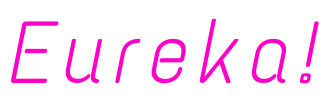
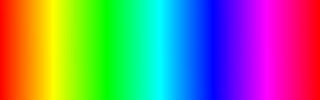
Two versions of the same layered image (320px x 100px). Layer-by-layer changes:
added layer "Gradient" (lighten) above "TextMask" over 0, 0, 320, 100
added layer "TextMask" above "Eureka!" over 11, 14, 317, 76
painted on "Eureka!" over 11, 14, 319, 84
